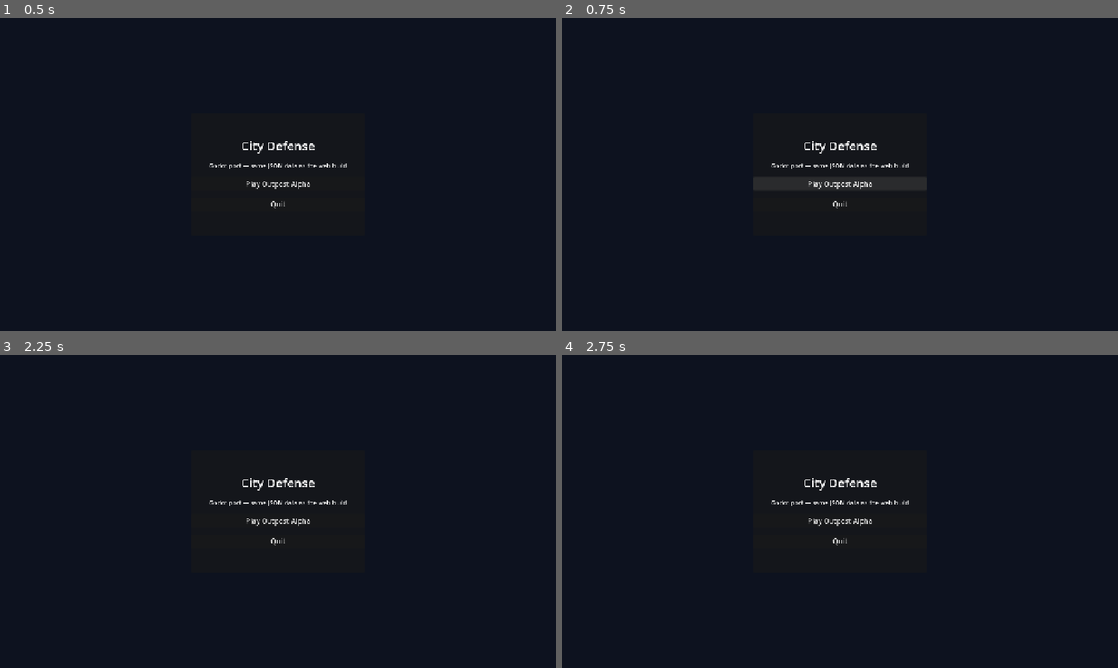
Above: before the commit, frames 1-4 (two rows, left to right).
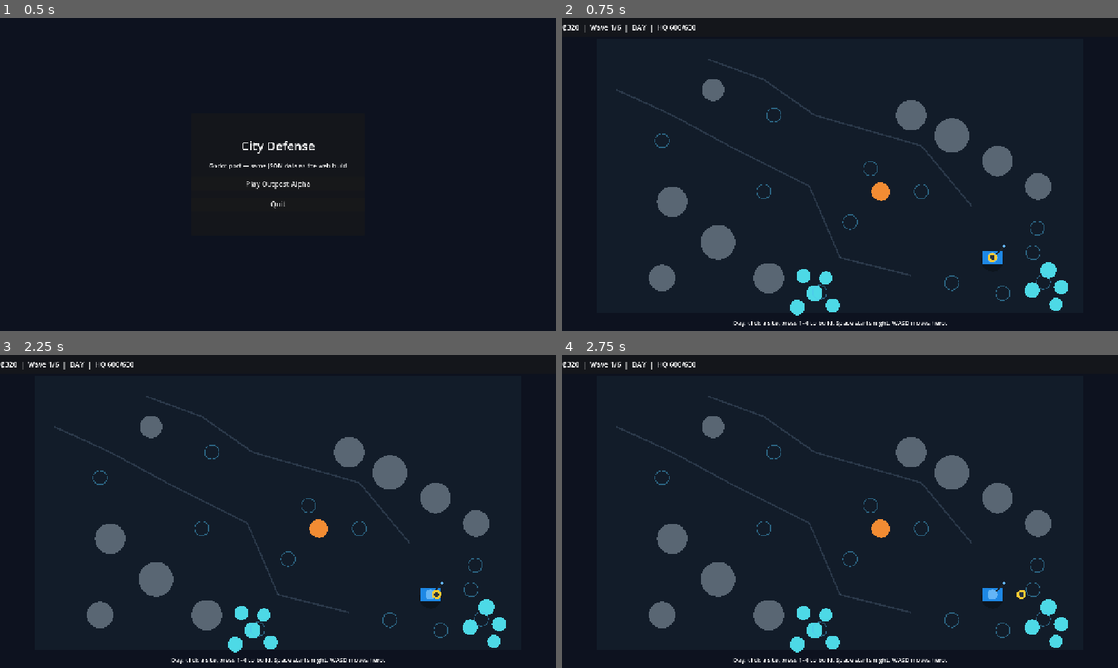
Above: after the commit, the same moments.

Repository: neemaabedini/towerdefensegame
Game: Godot game, scene res://scenes/main.tscn
Same seed, same stepped clock (60 frames per second), same inputs: the game is played once before the commit and once after it.
Inputs (mouse positions are in pixels of both pictures, inside the frame that each line leads up to):
- Up to frame 1 (0.5 s): no input
- Up to frame 2 (0.75 s): click "Play Outpost Alpha" at 0.5 s
- Up to frame 3 (2.25 s): click (278, 520) at 1.25 s, where only the run before the commit has a clickable "Play Outpost Alpha"; tap A (hero_left) at 2 s; move the mouse to (400, 495) at 2.02 s; hold D (hero_right) from 2.03 s (still down); hold 1 (build_1) from 2.03 s (still down); click (400, 495) at 2.17 s
- Up to frame 4 (2.75 s): keep holding D (hero_right); keep holding 1 (build_1)

Frame 1 is identical in both runs. In frame 2, 6.6% of the frame differs, in the area x 0-91%, y 2-99%; in frame 3, 6.6%; in frame 4, 6.6%.
Error before the commit: Parse Error: Cannot infer the type of "world_pos" variable because the value doesn't have a set type. (res://scripts/main.gd:70)

Commit message:
Fix Godot type inference on world_pos click handler

Diff:
--- a/godot/scripts/main.gd
+++ b/godot/scripts/main.gd
@@ -1,7 +1,7 @@
 extends Control
 ## App shell for the Godot port: title → play level 0, day/night loop.
 
-@onready var world: Node2D = $WorldHost/World
+@onready var world: WorldDraw = $WorldHost/World as WorldDraw
 @onready var world_host: Control = $WorldHost
 @onready var hud_label: Label = $HUD/TopBar/Status
 @onready var hint_label: Label = $HUD/Hint
@@ -66,8 +66,8 @@
 	if screen != "game":
 		return
 	if event is InputEventMouseButton and event.pressed and event.button_index == MOUSE_BUTTON_LEFT:
-		var local := world_host.get_local_mouse_position()
-		var world_pos := world.screen_to_world(local)
+		var local: Vector2 = world_host.get_local_mouse_position()
+		var world_pos: Vector2 = world.screen_to_world(local)
 		sim.select_at(world_pos)
 		_refresh_hud()
 		get_viewport().set_input_as_handled()
--- a/godot/scripts/world_draw.gd
+++ b/godot/scripts/world_draw.gd
@@ -1,4 +1,5 @@
 extends Node2D
+class_name WorldDraw
 ## Draws the 960×540 world into a scaled viewport area.
 
 var sim: GameSim
